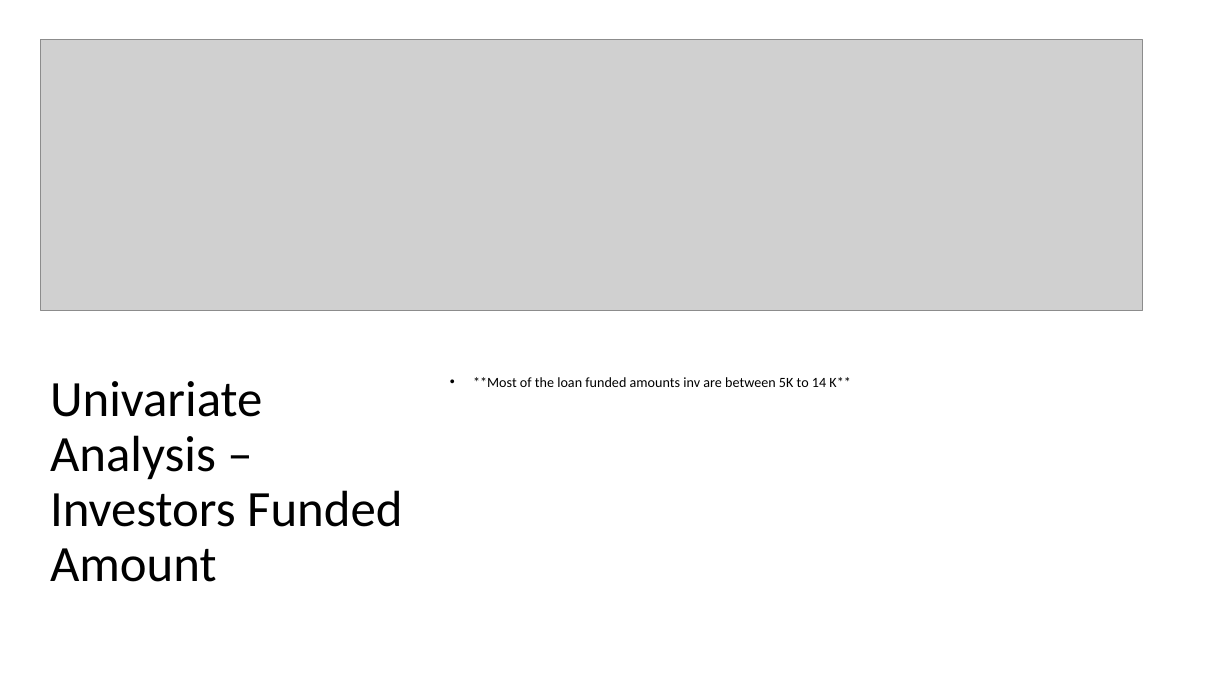
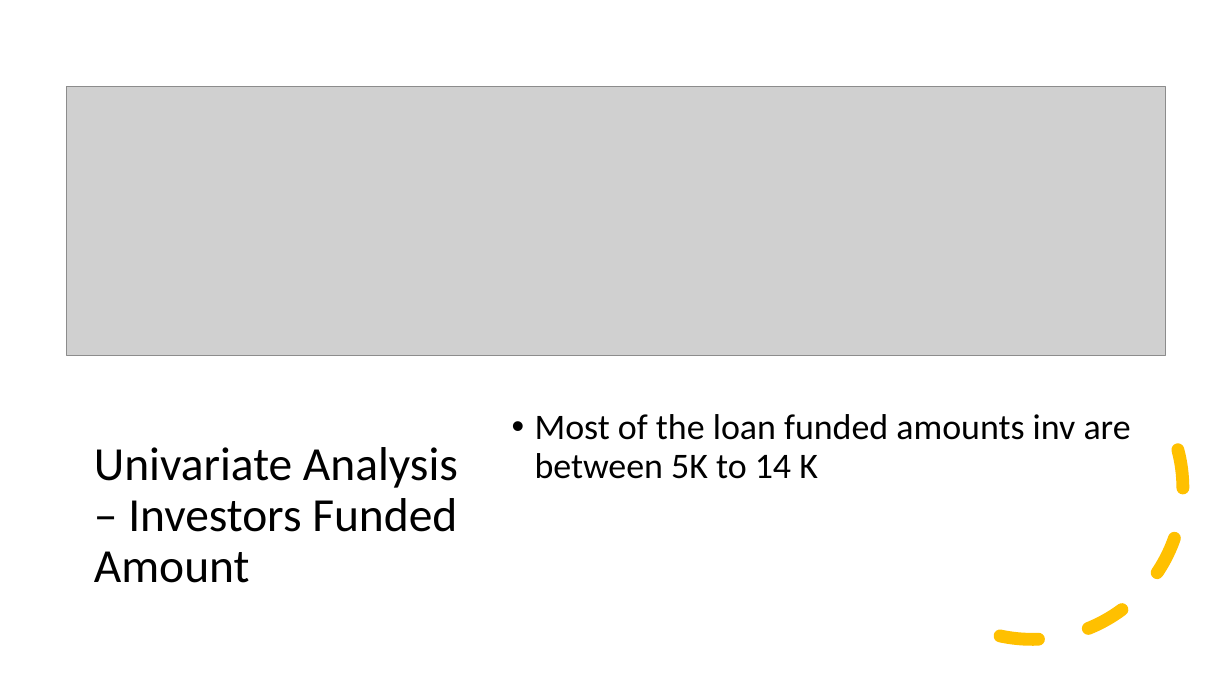
Before and after one commit to prachigoliwadekar/LendingClubCaseStudy, a slide deck: slide 11 of LendingClubCaseStudy.pptx. Drawn at 1232x693 pixels with LibreOffice and Linux fonts; fonts in the diff are those of the drawing; grey boxes stand for pictures. Boxes give left, top, right and bottom in pixels: in the first picture for what was removed or moved away, otherwise in the second. Text is boxed around its words. In the diff, an @@ line names an element or a change of style, - is before the commit and + after.

```diff
--- a/LendingClubCaseStudy.pptx
+++ b/LendingClubCaseStudy.pptx
@@ picture: place and size @@
-picture at box(41, 40, 1143, 311)
+picture at box(67, 86, 1165, 355)
@@ arc (boxed as its full ellipse) added at box(848, 304, 1216, 673), outline #FFC000 10 pt dashed @@
@@ title "Univariate Analysis – Investors Funded ...": place and size @@
-title "Univariate Analysis – Investors Funded ..." at box(50, 381, 402, 582)
+title "Univariate Analysis – Investors Funded ..." at box(94, 447, 458, 583)
@@ title "Univariate Analysis – Investors Funded ..." at box(94, 447, 458, 583): size 39.6 to 37 pt @@
@@ text at box(535, 414, 1131, 479): text changed; size 11 to 28 pt @@
-• **Most of the loan funded amounts inv are between 5K to 14 K**
+• Most of the loan funded amounts inv are between 5K to 14 K
```
Also in this commit, not shown: 6 other slides changed, 14 slides added, 1 slide removed, 1 other file.
